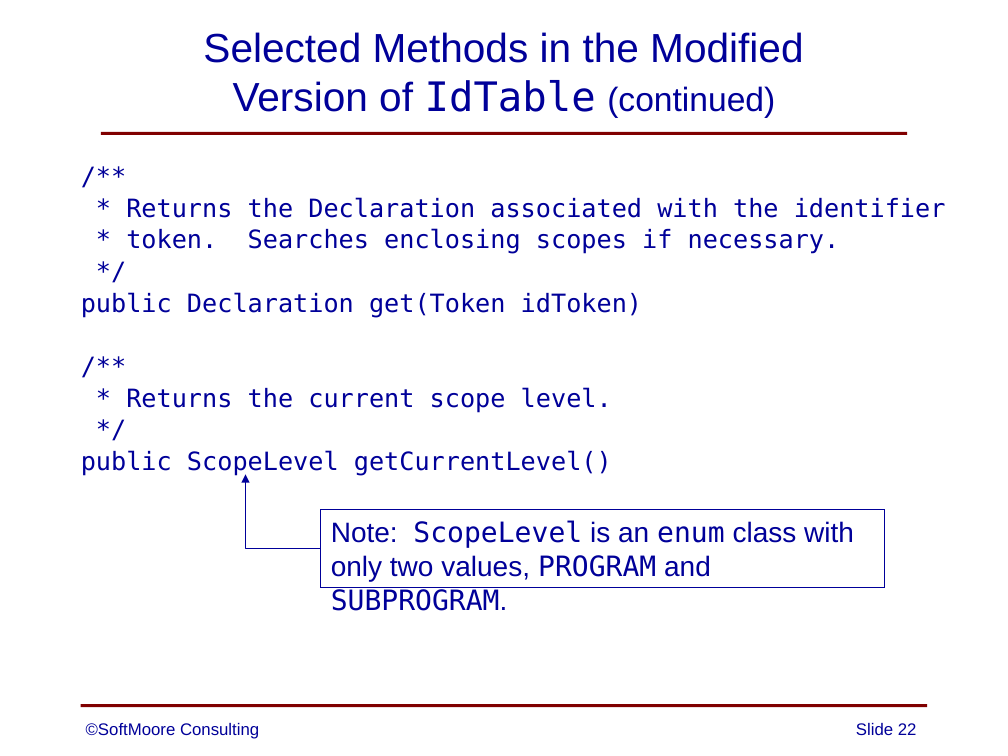
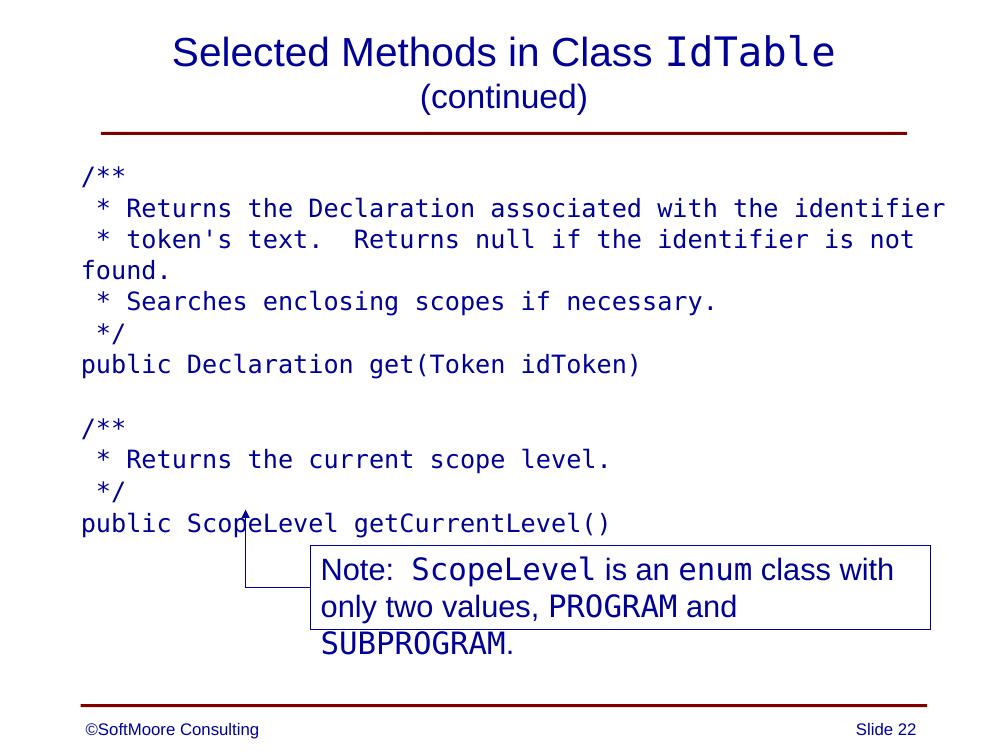
Before and after one commit to SoftMoore/CPRL, a slide deck: slide 22 of PowerPoint Slides/08 - Abstract Syntax Trees.pptx. Drawn at 1008x756 pixels with LibreOffice and Linux fonts; fonts in the diff are those of the drawing. Boxes give left, top, right and bottom in pixels: in the first picture for what was removed or moved away, otherwise in the second. Text is boxed around its words. In the diff, an @@ line names an element or a change of style, - is before the commit and + after.

```diff
--- a/PowerPoint Slides/08 - Abstract Syntax Trees.pptx
+++ b/PowerPoint Slides/08 - Abstract Syntax Trees.pptx
@@ title at (x1=172, y1=35, x2=836, y2=115): text changed @@
-Selected Methods in the Modified
-Version of IdTable (continued)
+Selected Methods in Class IdTable (continued)
@@ text at (x1=81, y1=228, x2=916, y2=316): text changed @@
-* token. Searches enclosing scopes if necessary.
+* token's text. Returns null if the identifier is not found.
+* Searches enclosing scopes if necessary.
@@ elbow arrow moved from (321, 549) - (246, 475) to (310, 588) - (246, 510) @@
@@ rectangle "Note: ScopeLevel is an enum ..." resized from (x1=321, y1=510, x2=885, y2=588) to (x1=310, y1=545, x2=930, y2=630) @@
@@ rectangle "Note: ScopeLevel is an enum ..." at (x1=310, y1=545, x2=930, y2=630): size 20 to 22 pt @@
```
Also in this commit, not shown: 9 other slides changed, 1 slide added, 18 other files.
